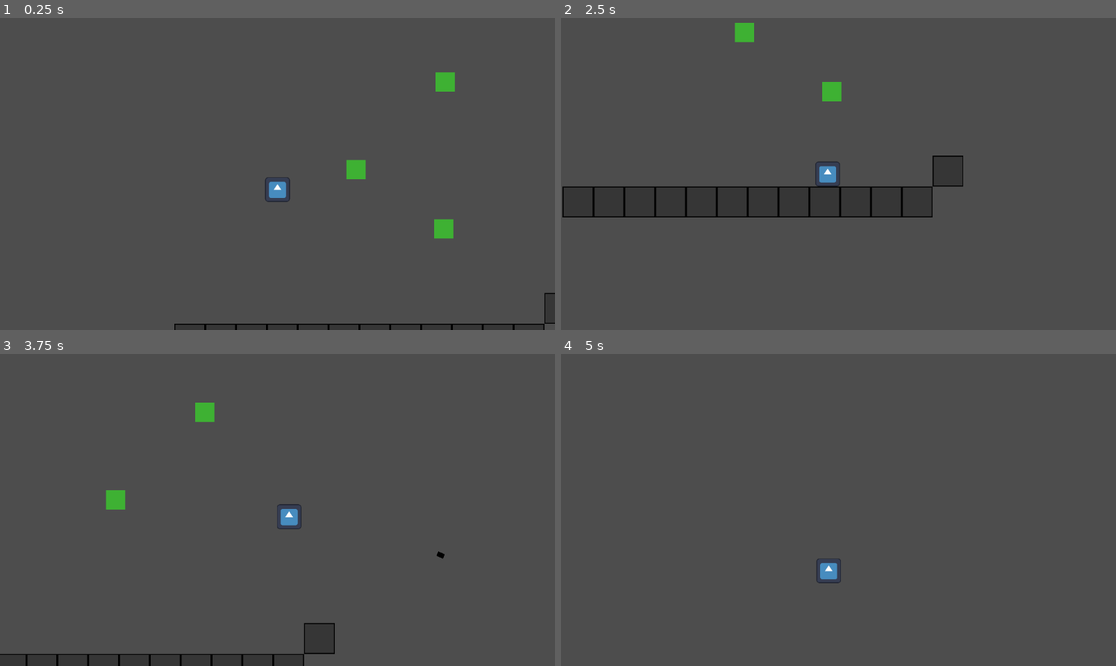
Above: before the commit, frames 1-4 (two rows, left to right).
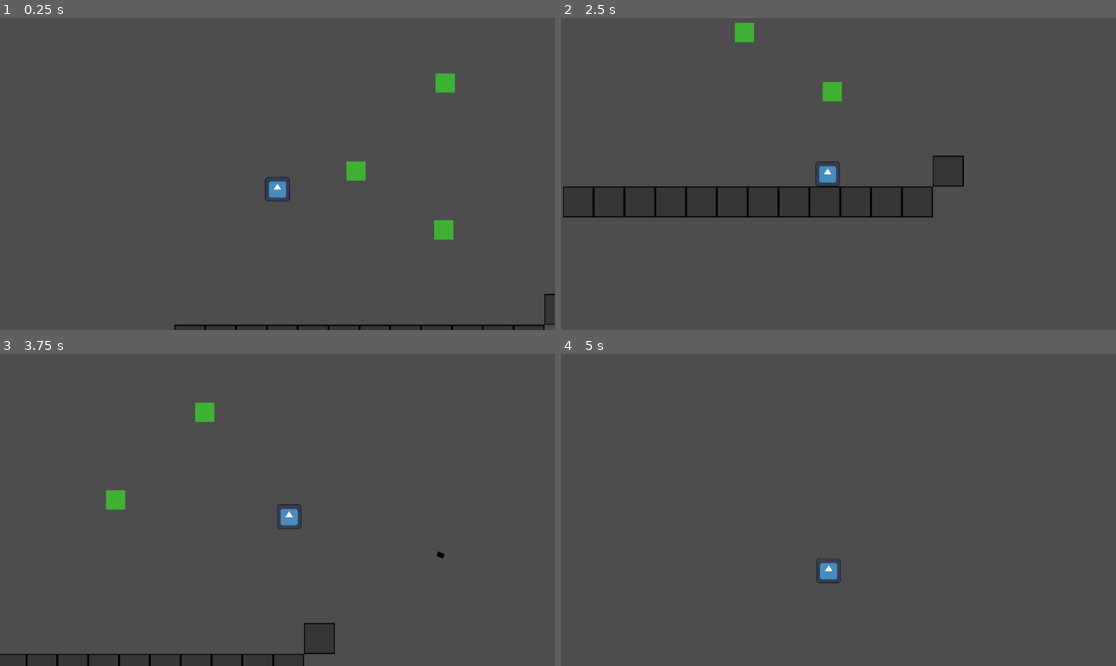
Above: after the commit, the same moments.

Repository: TomkoSK/platformer-minigame
Game: Godot game, scene res://Main.tscn
Same seed, same stepped clock (60 frames per second), same inputs: the game is played once before the commit and once after it. The engine's default icon, where the game draws it, is replaced by a stand-in: a white triangle on a blue panel in a dark square.
Inputs (mouse positions are in pixels of both pictures, inside the frame that each line leads up to):
- Up to frame 1 (0.25 s): no input
- Up to frame 2 (2.5 s): move the mouse to (960, 158) at 0.52 s; press the mouse at (960, 158) at 0.53 s; hold D (right) 0.53-2.03 s; tap Space (jump) at 0.77, 1.52 s; move the mouse to (727, 189) at 1.27 s; release the mouse at (727, 189) at 1.28 s; click (727, 189) at 1.35 s; move the mouse to (894, 105) at 2.02 s; press the mouse at (894, 105) at 2.03 s; hold A (left) from 2.03 s (still down)
- Up to frame 3 (3.75 s): move the mouse to (249, 572) at 2.77 s; release A (left) at 2.78 s; release the mouse at (249, 572) at 2.78 s; hold D (right) from 2.78 s (still down); click (249, 572) at 2.85 s; tap Space (jump) at 3.02 s; move the mouse to (444, 556) at 3.52 s; press the mouse at (444, 556) at 3.53 s
- Up to frame 4 (5 s): tap Space (jump) at 3.77, 4.52 s; move the mouse to (672, 463) at 4.27 s; release D (right) at 4.28 s; release the mouse at (672, 463) at 4.28 s; hold A (left) from 4.28 s (still down); click (672, 463) at 4.35 s

The runs differ from the first frame. In frame 1, 0.4% of the frame differs, in the area x 31-100%, y 17-99%; in frame 2, less than 0.1%; in frame 3, less than 0.1%; in frame 4, nothing differs.

Commit message:
not completely sure what changed honestly

Diff:
--- a/Player.gd
+++ b/Player.gd
@@ -20,8 +20,6 @@
 
 func _process(delta):
 	print(delta)
-	if(velocity.x != 0):
-		print(velocity.x)
 	var xDirection = Input.get_axis("left", "right")
 
 	velocity.x = move_toward(velocity.x, 0, DECELERATION*delta)
--- a/project.godot
+++ b/project.godot
@@ -13,6 +13,7 @@
 config/name="platformer"
 run/main_scene="res://Main.tscn"
 config/features=PackedStringArray("4.2", "GL Compatibility")
+run/max_fps=60
 config/icon="res://icon.svg"
 
 [input]
@@ -40,6 +41,7 @@
 
 [physics]
 
+common/physics_ticks_per_second=120
 2d/default_gravity=2500.0
 
 [rendering]
